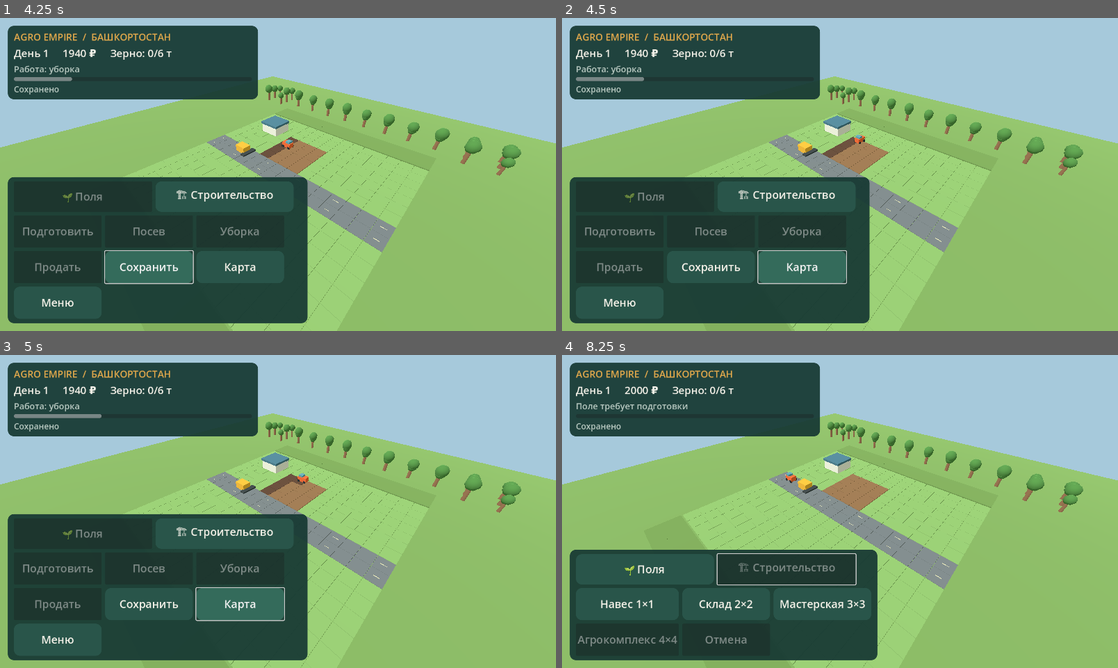
Above: before the commit, frames 1-4 (two rows, left to right).
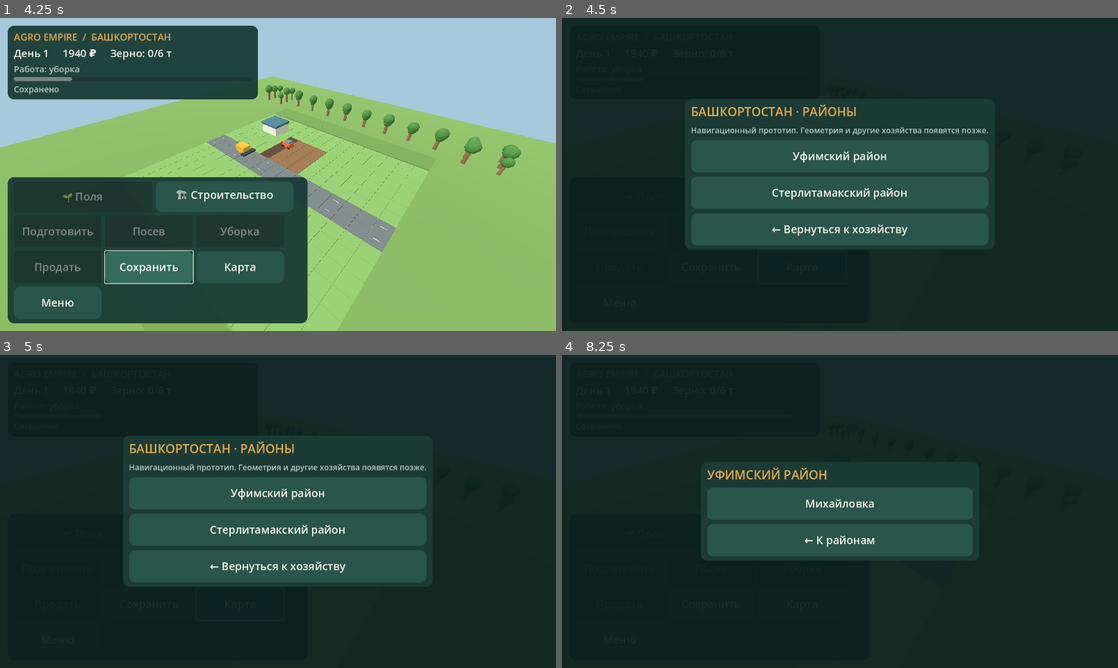
Above: after the commit, the same moments.

Repository: maillunex-lang/fermabash
Game: Godot game, scene res://scenes/Main.tscn
Two runs of this game, one before a commit and one after it. Both use one fixed random seed, a clock stepped at 60 frames per second and the inputs below.
Inputs (mouse positions are in pixels of both pictures, inside the frame that each line leads up to):
- Up to frame 1 (4.25 s): click "Новая игра" at 0.5 s; click "🏗 Строительство" at 1.25 s; click "🌱 Поля" at 2 s; click "Подготовить" at 2.75 s; click "Сохранить" at 3.5 s
- Up to frame 2 (4.5 s): click "Карта" at 4.25 s
- Up to frame 3 (5 s): no input
- Up to frame 4 (8.25 s): click "Меню" at 5 s; click (840, 473) at 5.75 s, where only the run before the commit has a clickable "Новая игра"; click (840, 492) at 6.5 s, where only the run after the commit has a clickable "Уфимский район"; click (840, 505) at 7.25 s, where only the run after the commit has a clickable "Михайловка"; click (840, 517) at 8 s, where only the run after the commit has a clickable "← К населённым пунктам"

Frame 1 is identical in both runs. In frame 2, 90% of the frame differs, in the area x 0-100%, y 0-100%; in frame 3, 90%; in frame 4, 93%.

Commit message:
feat(stage3): connect region navigation to existing farm without changing saves

Diff:
--- a/scripts/main.gd
+++ b/scripts/main.gd
@@ -71,7 +71,18 @@
  _draw()
  _menu()
 func _ui_action(action: String) -> void:
+ if action.begins_with("region_district:"):
+  game_ui.show_district(action.trim_prefix("region_district:"))
+  return
+ if action.begins_with("region_settlement:"):
+  var parts := action.split(":")
+  if parts.size() == 3:
+   game_ui.show_settlement(parts[1],parts[2])
+  return
  match action:
+  "region_map": game_ui.show_regions()
+  "region_close": game_ui.hide_regions()
+  "region_back": game_ui.show_regions()
   "tab_field": game_ui.show_tab("field")
   "tab_construction": game_ui.show_tab("construction")
   "prepare": _job("prepare")
@@ -91,6 +102,7 @@
   "quit": get_tree().quit()
 func _menu() -> void:
  running = false
+ game_ui.hide_regions()
  game_ui.show_menu()
 func _continue() -> void:
  if FileAccess.file_exists(SAVE):
